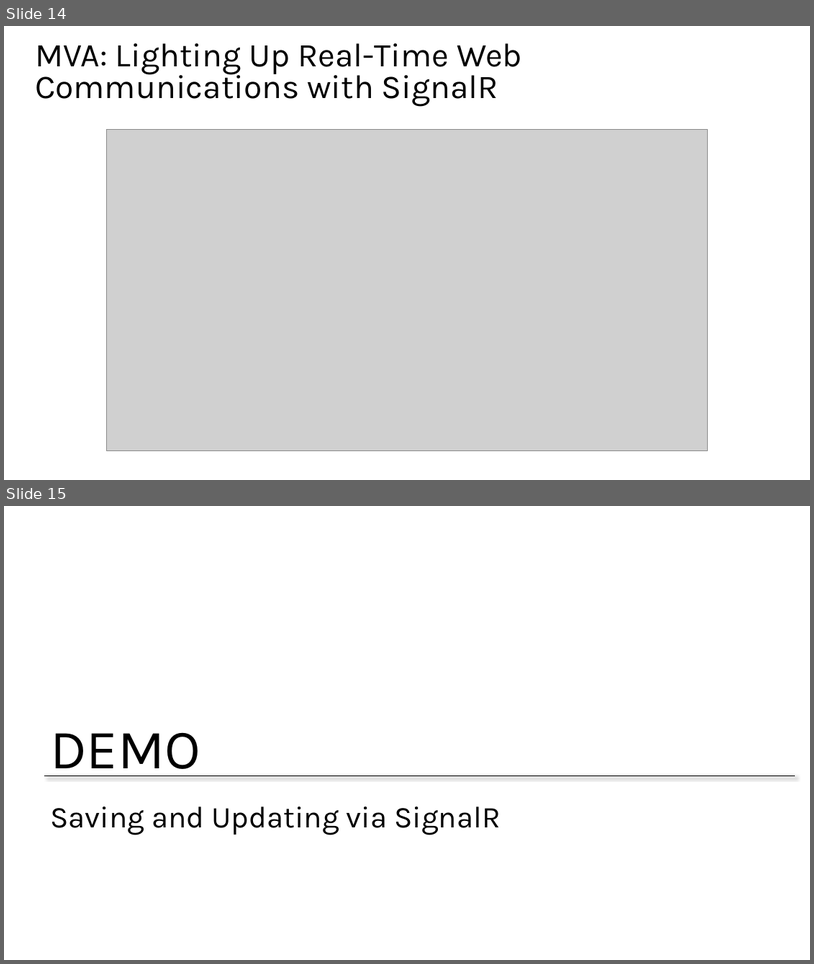
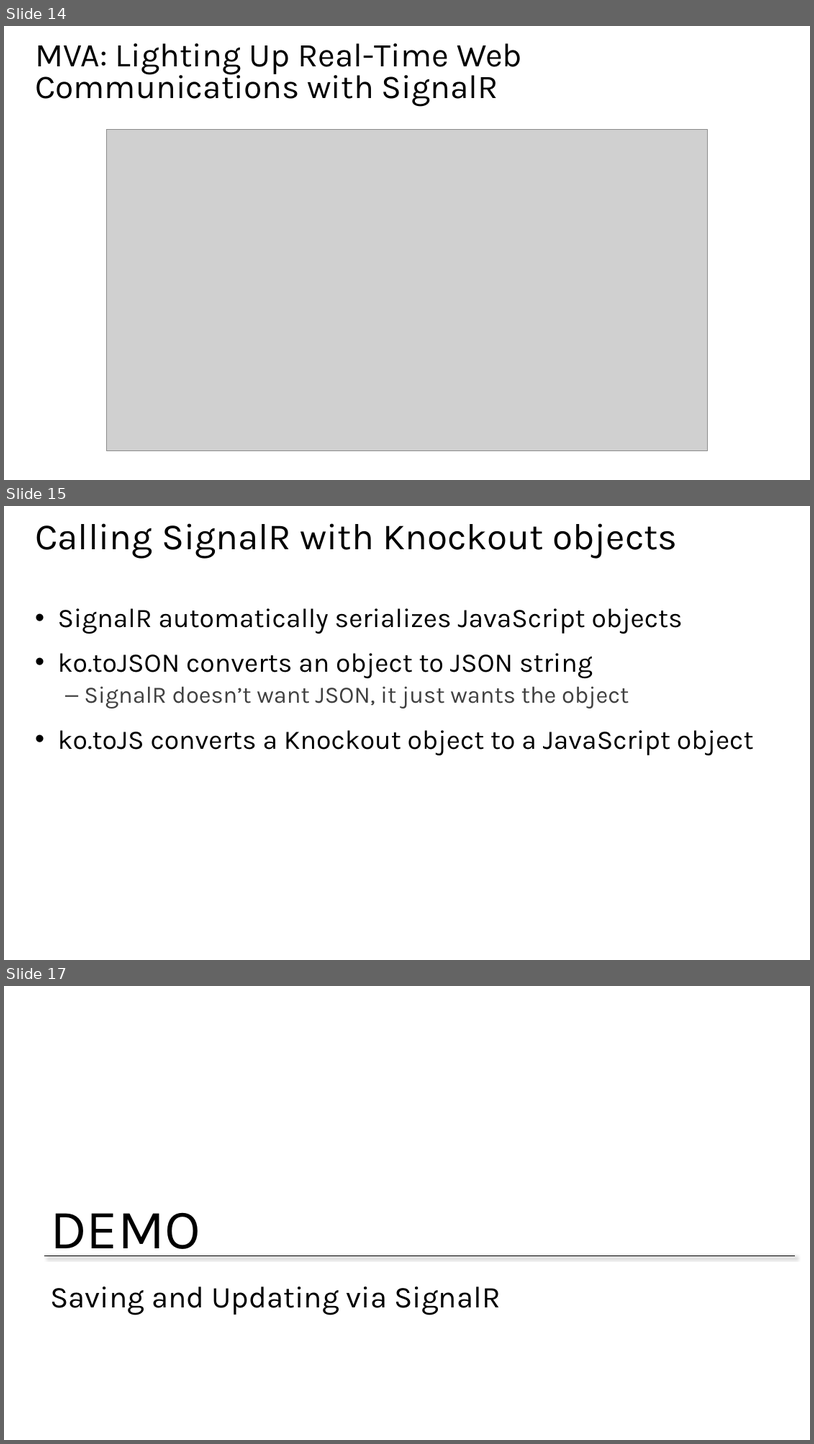
Before and after one commit to jongalloway/Knockout-MVA, a slide deck: Slides/4 - Making Server Calls and Persisting Data.pptx. Shown one above the other, each under a label of ours: slides 14 and 15 before the commit, slides 14, 15 and 17 after it; the slides between them are not shown. The pictures are 814x964 and 814x1444 pixels, drawn with LibreOffice and Linux fonts; fonts in the diff are those of the drawing; grey boxes stand for pictures; background and template pictures are left out. Boxes give left, top, right and bottom in pixels: in the first picture for what was removed or moved away, otherwise in the second. Text is boxed around its words. In the diff, an @@ line names an element or a change of style, - is before the commit and + after.

```diff
--- a/Slides/4 - Making Server Calls and Persisting Data.pptx
+++ b/Slides/4 - Making Server Calls and Persisting Data.pptx
@@ slide 15 added at [4, 506, 810, 960], background #FFFFFF @@
@@ title added at [35, 523, 678, 558], 44 pt, text #000000 @@
+Calling SignalR with Knockout objects
@@ text added at [58, 608, 754, 755], 32 pt, text #000000 @@
+• SignalR automatically serializes JavaScript objects
+• ko.toJSON converts an object to JSON string
+  – SignalR doesn’t want JSON, it just wants the object
+• ko.toJS converts a Knockout object to a JavaScript object
@@ what was slide 15 is now slide 17 @@
```
Also in this commit, not shown: 2 other slides added, 1 slide removed, 3 other files.
